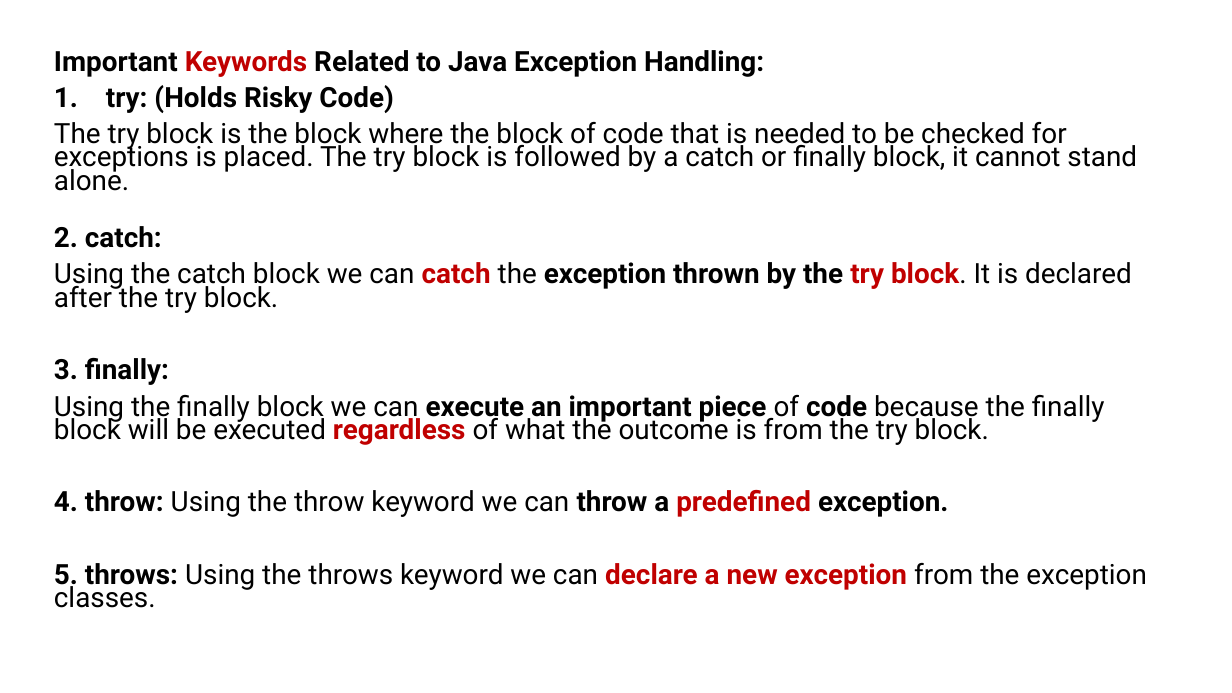
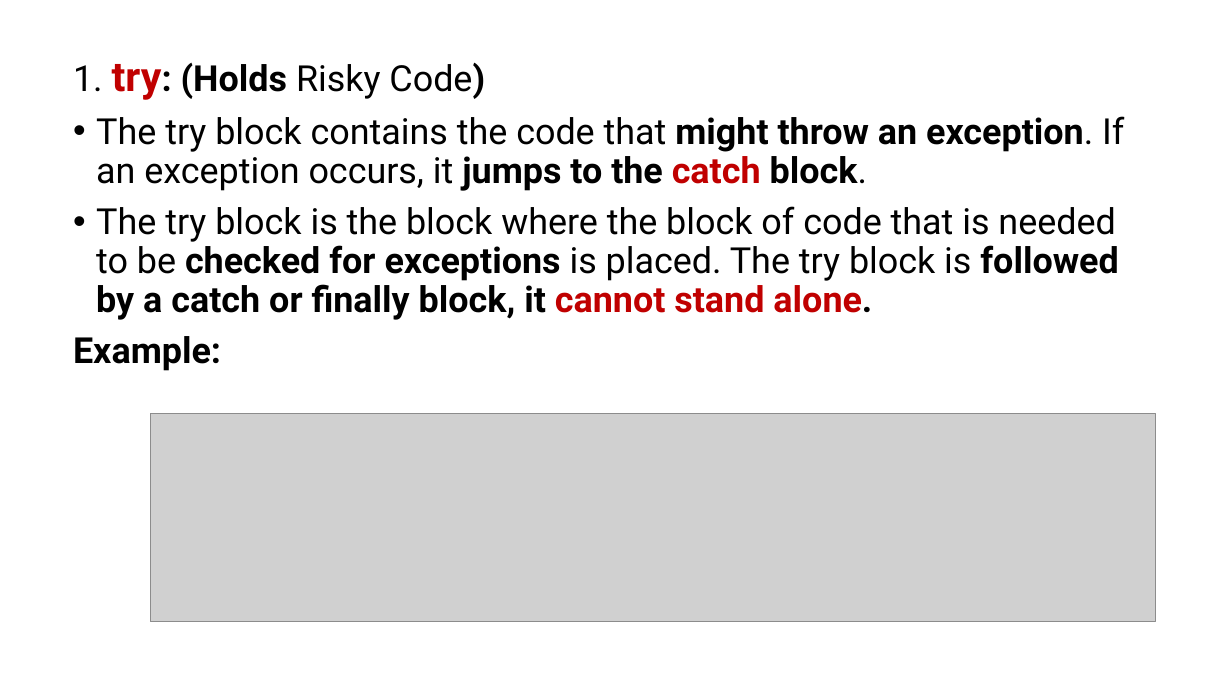
Before and after one commit to PRAMOD-VISHNU-NAIK/MCA-2nd-Sem-Shridevi-College, a slide deck: slide 12 of Theory Class-Notes/Complete Syllabus and Notes/Module-4 Exception Handling.pptx (slide 11 before the commit). Drawn at 1232x693 pixels with LibreOffice and Linux fonts; fonts in the diff are those of the drawing; grey boxes stand for pictures. Boxes give left, top, right and bottom in pixels: in the first picture for what was removed or moved away, otherwise in the second. Text is boxed around its words. In the diff, an @@ line names an element or a change of style, - is before the commit and + after.

```diff
--- a/Theory Class-Notes/Complete Syllabus and Notes/Module-4 Exception Handling.pptx
+++ b/Theory Class-Notes/Complete Syllabus and Notes/Module-4 Exception Handling.pptx
@@ text "1. try: (Holds Risky Code)" moved from (x1=54, y1=50, x2=1146, y2=608) to (x1=73, y1=63, x2=1124, y2=371) @@
@@ text at (x1=73, y1=63, x2=1124, y2=191): text changed; size 21.7 to 28 pt; bold off @@
-Important Keywords Related to Java Exception Handling:
-1. try: (Holds Risky Code)
+1. try: (Holds Risky Code)
+• The try block contains the code that might throw an exception. If an exception occurs, it jumps to the catch block.
@@ text at (x1=96, y1=206, x2=1118, y2=320): size 21.7 to 28 pt in "The try block is the block where ..."; text colour #000000 to #C00000 in "cannot stand alone."; bold on in "checked for exceptions followed by a catch ..."; bullet none to •; line spacing 0.7 to 0.9 @@
@@ text at (x1=73, y1=336, x2=221, y2=371): text changed; size 21.7 to 28 pt; bold on @@
-2. catch:
-Using the catch block we can catch the exception thrown by the try block. It is declared after the try block.
-3. finally:
-Using the finally block we can execute an important piece of code because the finally block will be executed regardless of what the outcome is from the try block.
-4. throw: Using the throw keyword we can throw a predefined exception.
-5. throws: Using the throws keyword we can declare a new exception from the exception classes.
+Example:
@@ picture added at (x1=151, y1=413, x2=1156, y2=622) @@
```
Also in this commit, not shown: 1 other slide changed, 11 slides added, 6 slides removed.
